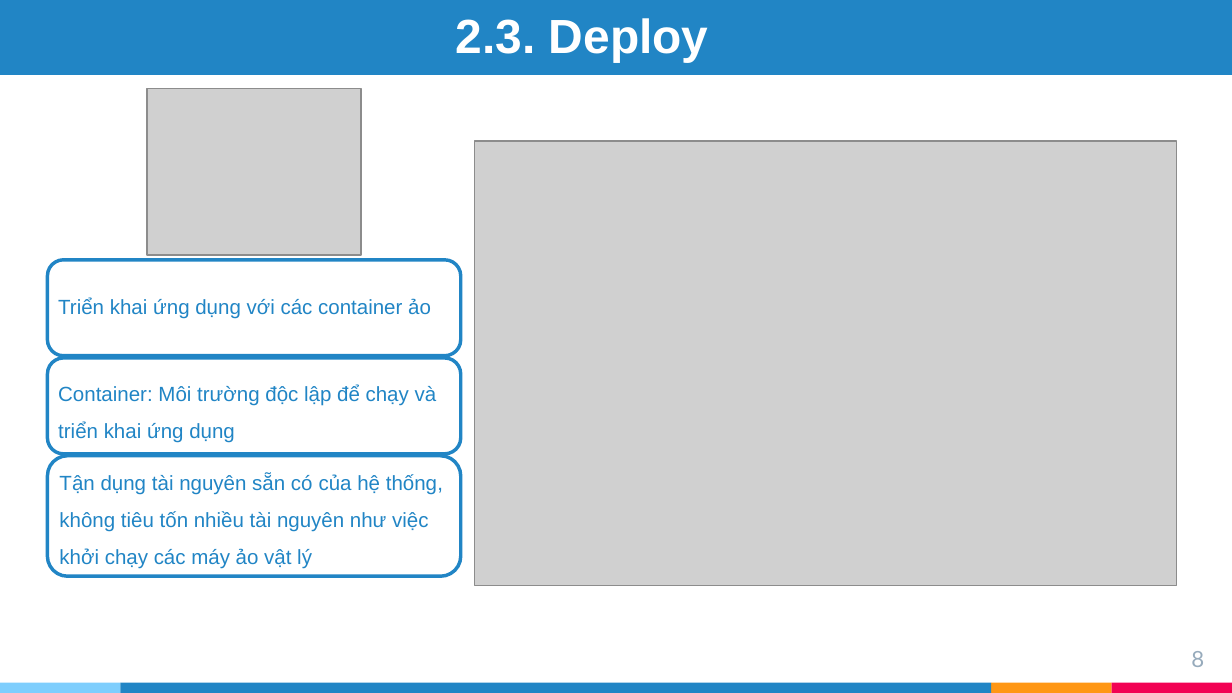
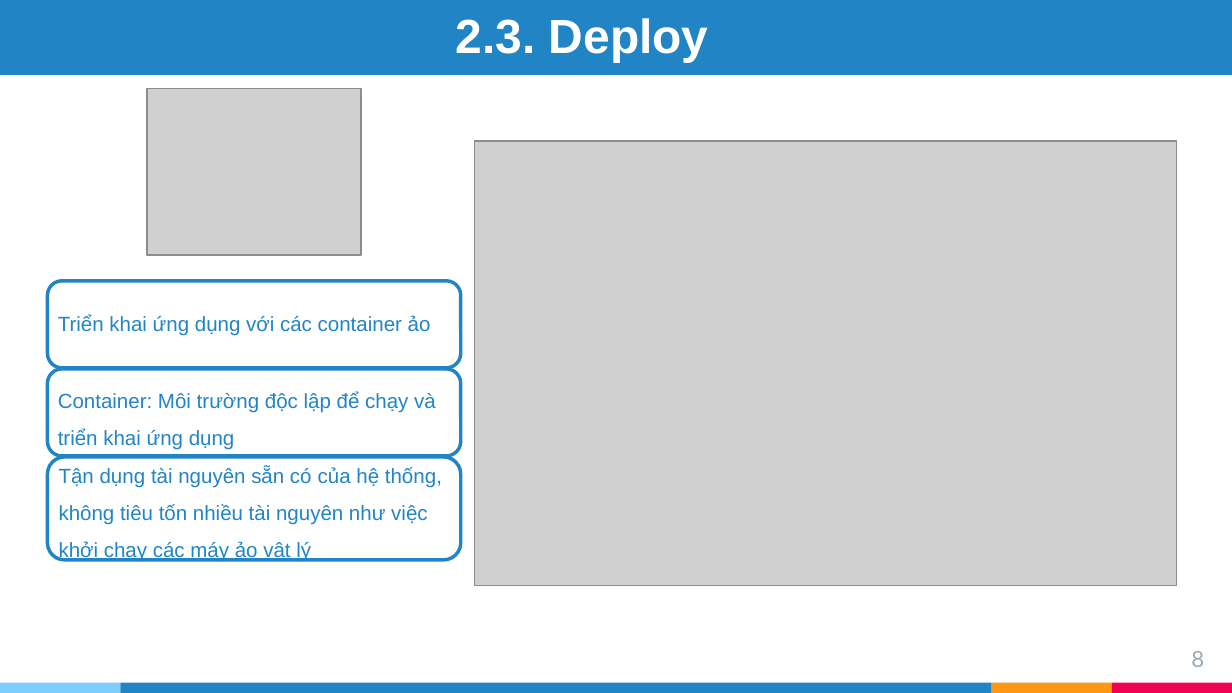
Before and after one commit to tranphuongthao2405/finalproject, a slide deck: slide 8 of report/slide ĐATN - Trần Phương Thảo - 20173383.pptx. Drawn at 1232x693 pixels with LibreOffice and Linux fonts; fonts in the diff are those of the drawing; grey boxes stand for pictures. Boxes give left, top, right and bottom in pixels: in the first picture for what was removed or moved away, otherwise in the second. Text is boxed around its words. In the diff, an @@ line names an element or a change of style, - is before the commit and + after.

```diff
--- a/report/slide ĐATN - Trần Phương Thảo - 20173383.pptx
+++ b/report/slide ĐATN - Trần Phương Thảo - 20173383.pptx
@@ rounded rectangle: place and size @@
-rounded rectangle at [47,260,460,356]
+rounded rectangle at [47,281,460,368]
@@ text "Triển khai ứng dụng với ...": place and size @@
-text "Triển khai ứng dụng với ..." at [58,298,431,319]
+text "Triển khai ứng dụng với ..." at [58,315,431,336]
@@ rounded rectangle: place and size @@
-rounded rectangle at [47,359,460,455]
+rounded rectangle at [47,368,460,456]
@@ text "Container: Môi trường độc lập ...": place and size @@
-text "Container: Môi trường độc lập ..." at [58,385,437,443]
+text "Container: Môi trường độc lập ..." at [58,392,436,450]
@@ rounded rectangle: place and size @@
-rounded rectangle at [47,456,460,577]
+rounded rectangle at [47,457,460,561]
@@ text "Tận dụng tài nguyên sẵn ...": place and size @@
-text "Tận dụng tài nguyên sẵn ..." at [59,474,443,569]
+text "Tận dụng tài nguyên sẵn ..." at [59,467,442,562]
```
Also in this commit, not shown: 4 other slides changed, 4 slides added, 3 slides removed, 15 other files.
